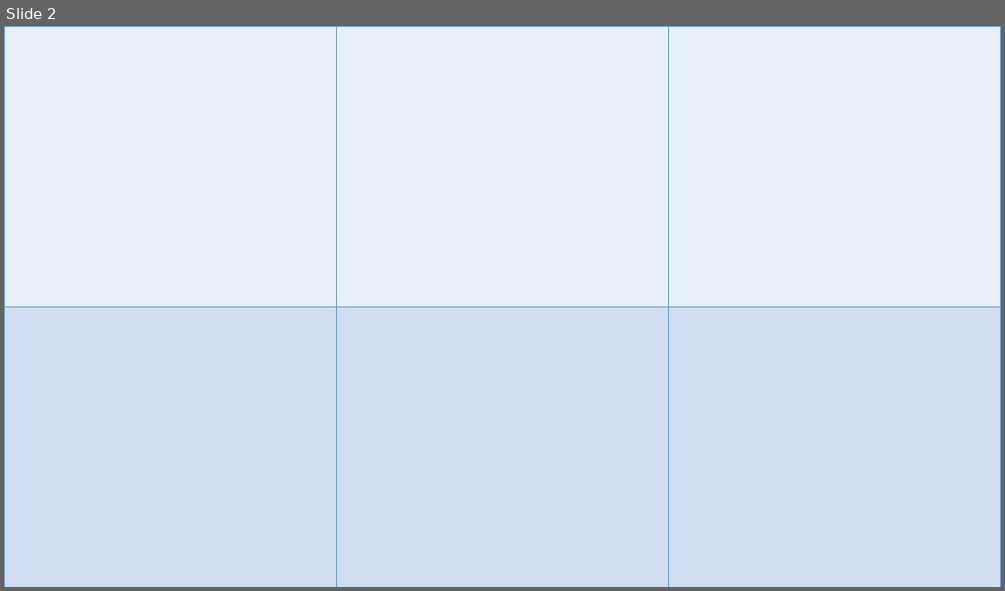
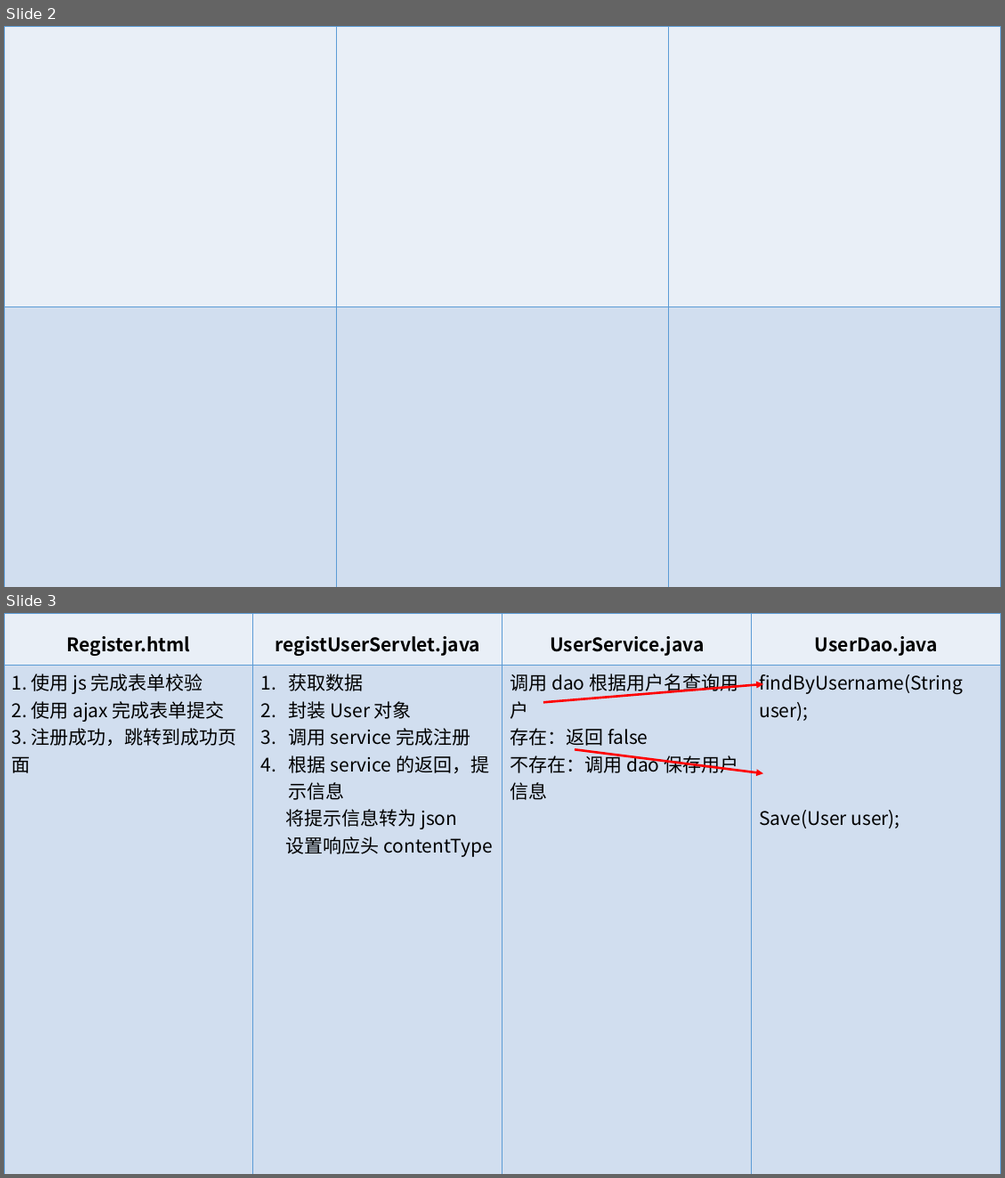
Before and after one commit to kissedbysnow/review, a slide deck: development/Price Reference/draft.pptx. Shown one above the other, each under a label of ours: slide 2 before the commit, slides 2 and 3 after it. The pictures are 1005x591 and 1005x1178 pixels, drawn with LibreOffice and Linux fonts; fonts in the diff are those of the drawing. Boxes give left, top, right and bottom in pixels: in the first picture for what was removed or moved away, otherwise in the second. Text is boxed around its words. In the diff, an @@ line names an element or a change of style, - is before the commit and + after.

```diff
--- a/development/Price Reference/draft.pptx
+++ b/development/Price Reference/draft.pptx
@@ slide 3 added at box(4, 613, 1001, 1174), background #FFFFFF @@
@@ table added at box(4, 613, 1000, 1174), 2 rows, 4 columns @@
+Register.html | registUserServlet.java | UserService.java | UserDao.java
+1. 使用 js 完成表单校验 / 2. 使用 ajax 完成表单提交 / 3. 注册成功，跳转到成功页面 | 获取数据 / 封装 User 对象 / 调用 service 完成注册 / 根据 service 的返回，提示信息 / 将提示信息转为 json / 设置响应头 contentType | 调用 dao 根据用户名查询用户 / 存在：返回 false / 不存在：调用 dao 保存用户信息 | findByUsername(String user); / Save(User user);
@@ arrow added from (543, 702) to (764, 684), #FF0000 2.25 pt @@
@@ arrow added from (574, 750) to (764, 774), #FF0000 2.25 pt @@
```
Also in this commit, not shown: 1 slide removed, 35 other files.
